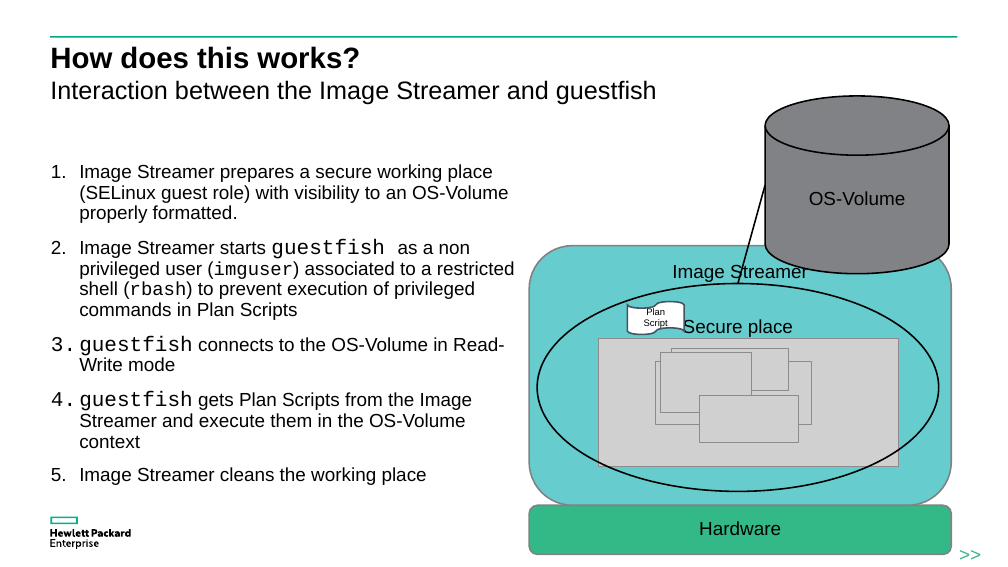
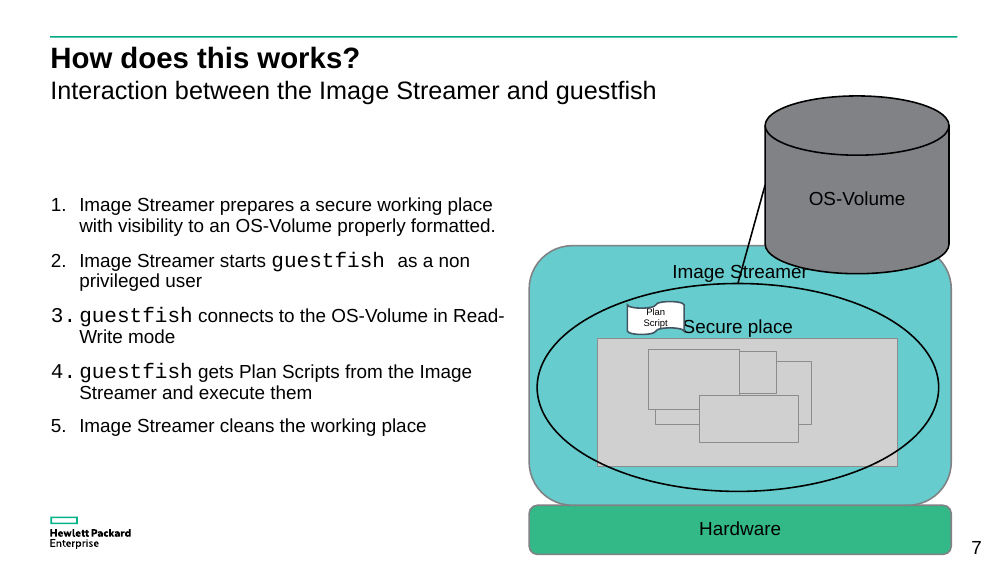
Before and after one commit to donzef/image-streamer-linux, a slide deck: slide 7 of docs/Guestfish-and-ImageStreamer.ppsx. Drawn at 1008x567 pixels with LibreOffice and Linux fonts; fonts in the diff are those of the drawing; grey boxes stand for pictures. Boxes give left, top, right and bottom in pixels: in the first picture for what was removed or moved away, otherwise in the second. Text is boxed around its words. In the diff, an @@ line names an element or a change of style, - is before the commit and + after.

Commit message:
fixed typos

```diff
--- a/docs/Guestfish-and-ImageStreamer.ppsx
+++ b/docs/Guestfish-and-ImageStreamer.ppsx
@@ text at bbox=[79, 197, 496, 291]: text changed @@
-1. Image Streamer prepares a secure working place (SELinux guest role) with visibility to an OS-Volume properly formatted.
-2. Image Streamer starts guestfish as a non privileged user (imguser) associated to a restricted shell (rbash) to prevent execution of privileged commands in Plan Scripts
+1. Image Streamer prepares a secure working place with visibility to an OS-Volume properly formatted.
+2. Image Streamer starts guestfish as a non privileged user
@@ picture: place and size @@
-picture at bbox=[660, 352, 752, 412]
+picture at bbox=[648, 349, 740, 409]
@@ picture: place and size @@
-picture at bbox=[671, 348, 789, 390]
+picture at bbox=[659, 352, 777, 394]
@@ text at bbox=[79, 363, 473, 400]: text changed @@
-4. guestfish gets Plan Scripts from the Image Streamer and execute them in the OS-Volume context
+4. guestfish gets Plan Scripts from the Image Streamer and execute them
@@ text removed at bbox=[932, 542, 1008, 567] @@
->>
@@ page number added at bbox=[971, 541, 982, 554], 18 pt, text #000000 @@
+7
```
Also in this commit, not shown: 20 other slides changed, 1 slide added.
